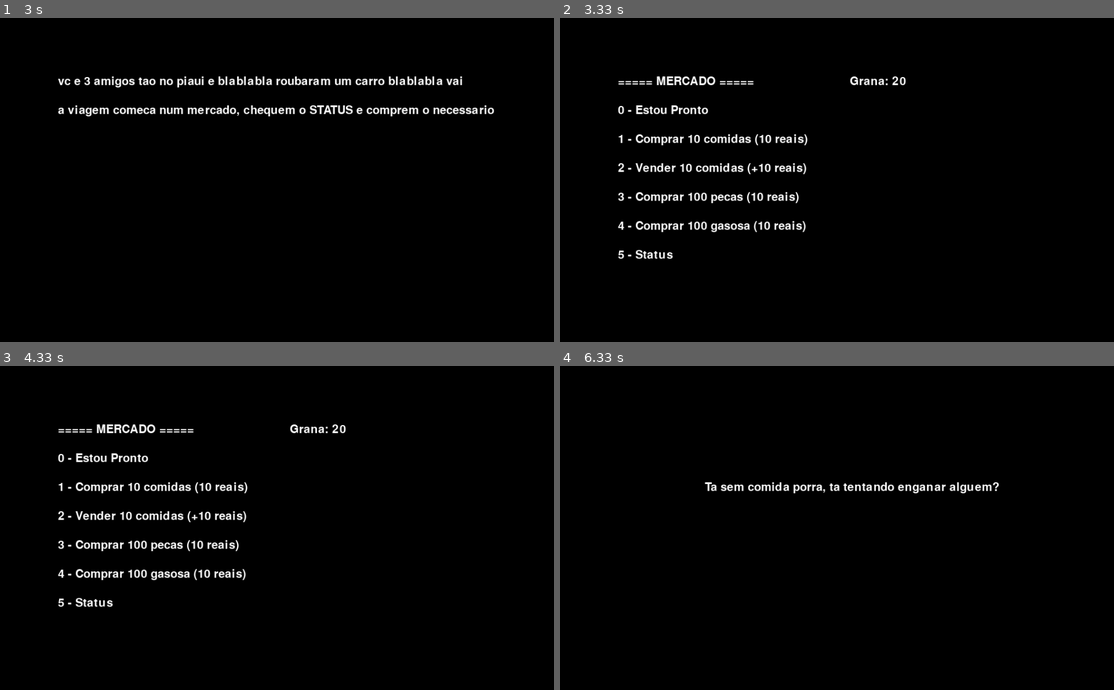
Above: before the commit, frames 1-4 (two rows, left to right).
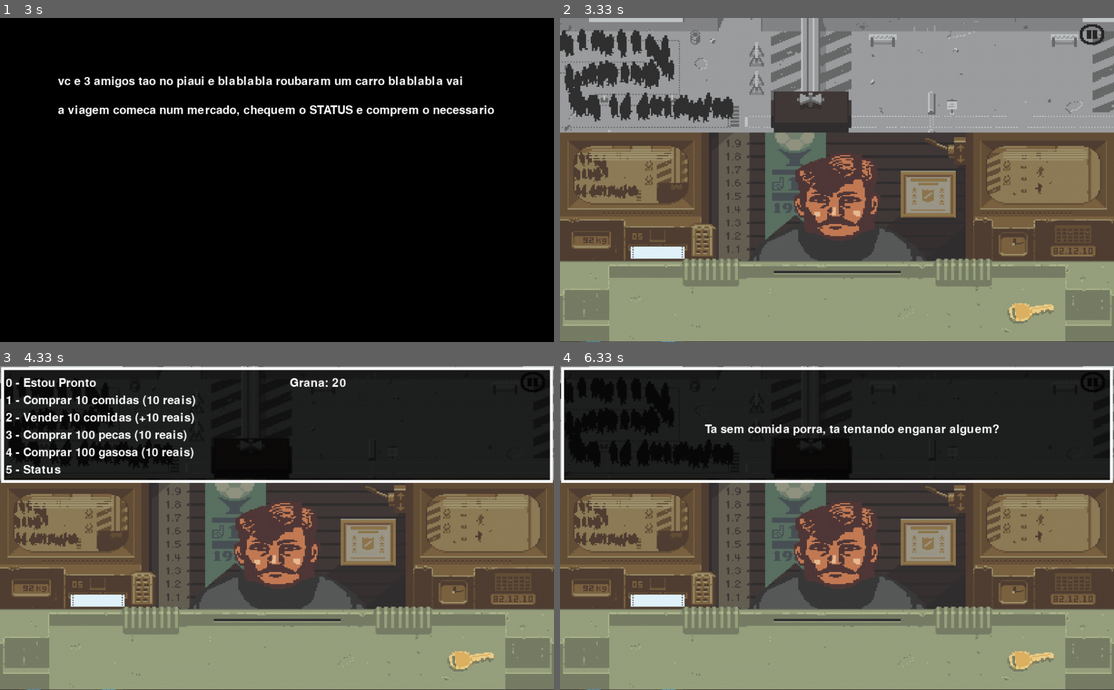
Above: after the commit, the same moments.

Repository: Fattson/Star-Wars-Trail
Game: pygame game, started from testeInterface.py
The game is run twice, just before and just after one commit, with the same random seed, the same clock (stepped at 60 frames per second) and the same inputs.
Inputs:
- Up to frame 1 (3 s): no input
- Up to frame 2 (3.33 s): no input
- Up to frame 3 (4.33 s): no input
- Up to frame 4 (6.33 s): tap 5 at 5.07 s; tap 0 at 5.4 s; tap 2 at 6.23 s

Frame 1 is identical in both runs. In frame 2, 100% of the frame differs, in the area x 0-100%, y 0-100%; in frame 3, 91%; in frame 4, 90%.

Commit message:
seu nome era Pablo e ele dizia

Diff:
--- a/testeInterface.py
+++ b/testeInterface.py
@@ -66,6 +66,9 @@
 #screen.blit(bg, (0,0))
 
 #jog = sw.Jogo()
+
+
+
 
 cid = fonte.render("CIDADE! O que deseja fazer?", 1, (255,255,255))
 cid_menu0 = fonte.render("0 - Continuar a viagem", 1, (255,255,255))
@@ -158,15 +161,15 @@
 
 
 def menuMercado(jog): # imprime na tela o menu do mercado
-    screen.blit(mer, (100,100))
-    screen.blit(mer_menu0, (100,150))
-    screen.blit(mer_menu1, (100,200))
-    screen.blit(mer_menu2, (100,250))
-    screen.blit(mer_menu3, (100,300))
-    screen.blit(mer_menu4, (100,350))
-    screen.blit(mer_menu5, (100,400))
+    #screen.blit(mer, (10,10))
+    screen.blit(mer_menu0, (10,20))
+    screen.blit(mer_menu1, (10,50))
+    screen.blit(mer_menu2, (10,80))
+    screen.blit(mer_menu3, (10,110))
+    screen.blit(mer_menu4, (10,140))
+    screen.blit(mer_menu5, (10,170))
     grana = fazTextoGrana(jog)
-    screen.blit(grana, (500,100))
+    screen.blit(grana, (500,20))
 
 def fazTextoProx(prox): # faz o texto da distancia pra prox cidade
     text = "Distância para a próxima cidade: " + str(prox)
@@ -176,8 +179,41 @@
     grana = "Grana: " + str(jog.reais)
     return fonte.render(grana,1,(255,255,255))
 
+def limpaMercado():
+    background = image.load("market.png")
+    background = transform.scale(background, (956,560))
+    rect = image.load("market_preto.png")
+    rect = transform.scale(rect, (956,200))
+    rect_transparente = image.load("market_transp.png")
+    rect_transparente = transform.scale(rect_transparente, (956,200))
+
+    screen.blit(background, (0,0))
+    draw.rect(screen, (0, 0, 0), [2,2,952,200])
+    screen.blit(rect,(0, 0))
+    screen.blit(rect_transparente,(0, 0))
+    draw.rect(screen, (255, 255, 255), [2,2,952,200], 5)
+    display.update()
+
 def mercado(jog):
+    background = image.load("market.png")
+    background = transform.scale(background, (956,560))
+    rect = image.load("market_preto.png")
+    rect = transform.scale(rect, (956,200))
+
+    rect_transparente = image.load("market_transp.png")
+    rect_transparente = transform.scale(rect_transparente, (956,200))
+
+    screen.blit(background, (0,0))
+    display.update()
+
+    time.wait(1000)
+
+    draw.rect(screen, (0, 0, 0), [2,2,952,200])
+    screen.blit(rect,(0, 0))
+    screen.blit(rect_transparente,(0, 0))
+    draw.rect(screen, (255, 255, 255), [2,2,952,200], 5)
     menuMercado(jog)
+    display.update()
 
     while True: #loop mercado
 
@@ -194,18 +230,18 @@
             if jog.reais >= 10:
                 jog.reais-=10
                 jog.comida+=10
-                screen.blit(done, (500,200))
+                screen.blit(done, (400,50))
                 display.update()
                 time.wait(1000)
-                limpaTela()
+                limpaMercado()
                 menuMercado(jog)
 
             else:
-                limpaTela()
-                screen.blit(semGrana, (250,200))
+                limpaMercado()
+                screen.blit(semGrana, (250,100))
                 display.update()
                 time.wait(2000)
-                limpaTela()
+                limpaMercado()
                 menuMercado(jog)
 
 
@@ -213,17 +249,17 @@
             if jog.comida >= 10:
                 jog.comida-=10
                 jog.reais+=10
-                screen.blit(done, (500,250))
+                screen.blit(done, (400,80))
                 display.update()
                 time.wait(1000)
-                limpaTela()
+                limpaMercado()
                 menuMercado(jog)
             else:
-                limpaTela()
-                screen.blit(semComida, (250,200))
+                limpaMercado()
+                screen.blit(semComida, (250,100))
                 display.update()
                 time.wait(3000)
-                limpaTela()
+                limpaMercado()
                 menuMercado(jog)
 
 
@@ -231,39 +267,39 @@
             if jog.reais >= 10:
                 jog.reais-=10
                 jog.pecas+=100
-                screen.blit(done, (500,300))
+                screen.blit(done, (400,110))
                 display.update()
                 time.wait(1000)
-                limpaTela()
+                limpaMercado()
                 menuMercado(jog)
             else:
-                limpaTela()
-                screen.blit(semGrana, (250,200))
+                limpaMercado()
+                screen.blit(semGrana, (250,100))
                 display.update()
                 time.wait(2000)
-                limpaTela()
+                limpaMercado()
                 menuMercado(jog)
 
         if key.get_pressed()[K_4] or key.get_pressed()[K_KP4]:
             if jog.reais >= 10:
                 jog.reais-=10
                 jog.gas+=100
-                screen.blit(done, (500,350))
+                screen.blit(done, (400,140))
                 display.update()
                 time.wait(1000)
-                limpaTela()
+                limpaMercado()
                 menuMercado(jog)
             else:
-                limpaTela()
-                screen.blit(semGrana, (250,200))
+                limpaMercado()
+                screen.blit(semGrana, (250,100))
                 display.update()
                 time.wait(2000)
-                limpaTela()
+                limpaMercado()
                 menuMercado(jog)
 
 
         if key.get_pressed()[K_5] or key.get_pressed()[K_KP5]:
-            limpaTela()
+            limpaMercado()
             stat1, stat2, stat3, stat4, stat5, stat6, stat7, stat8, stat9 = getStatus(jog)
             py = 100 # 1o y da tela
             esp = 35 # espaco entre eles
@@ -286,7 +322,7 @@
                         exit()
 
                 if key.get_pressed()[K_0] or key.get_pressed()[K_KP0]:
-                    limpaTela()
+                    limpaMercado()
                     menuMercado(jog)
                     time.wait(500) # pra dar tempo de tirar o dedo da tecla 0
                     break
@@ -701,6 +737,9 @@
 """
 # ACABA A INTROOOOO
 
+mercado(jog)
+
+"""
 menuMercado(jog)
 while True: #loop mercado inicial
 
@@ -822,6 +861,8 @@
     display.update()
     clock.tick(tick)
 
+"""
+
 game_over = [False]
 chegou = False
 
